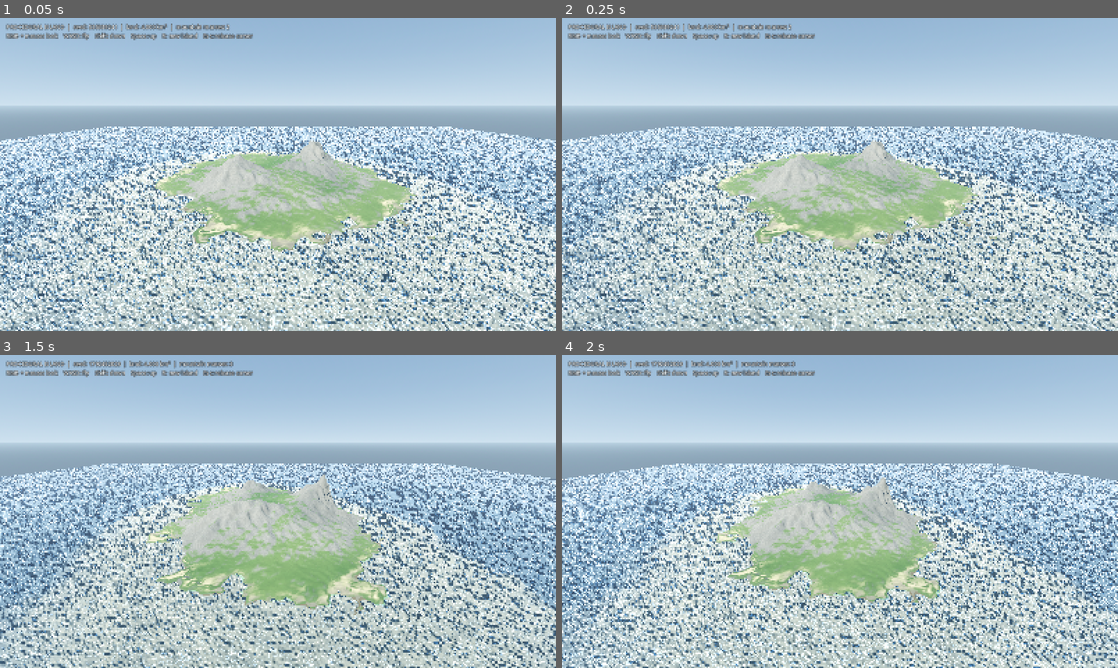
Above: before the commit, frames 1-4 (two rows, left to right).
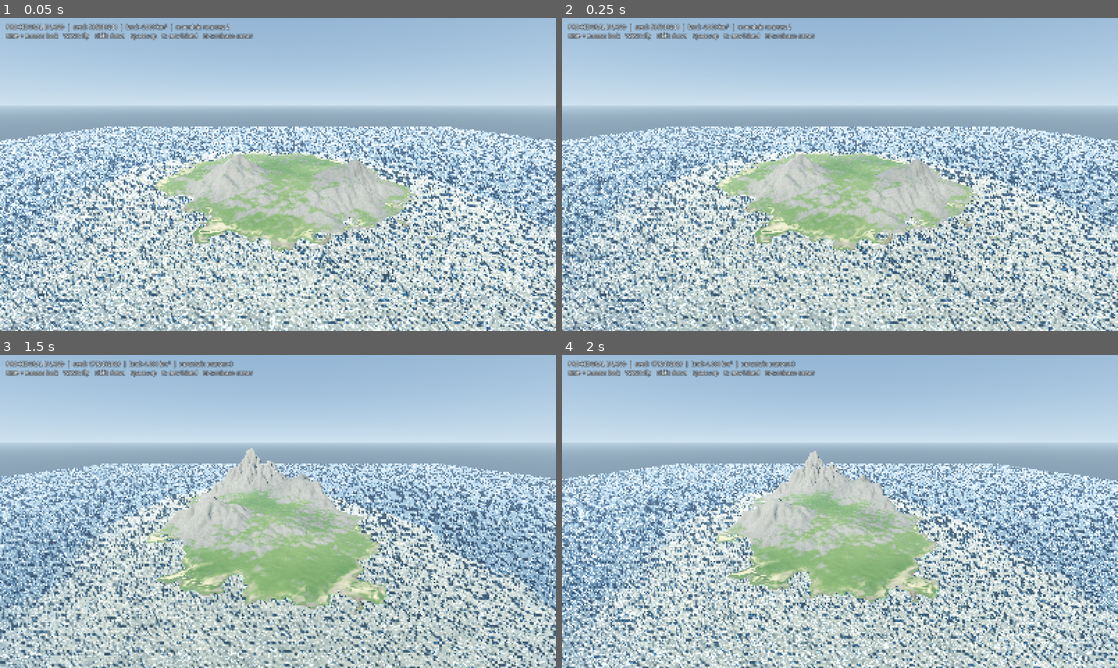
Above: after the commit, the same moments.

Repository: Temeramor/PG-Island
Game: Godot game, scene res://main.tscn
The game is run twice, just before and just after one commit, with the same random seed, the same clock (stepped at 60 frames per second) and the same inputs.
Inputs (mouse positions are in pixels of both pictures, inside the frame that each line leads up to):
- Up to frame 1 (0.05 s): no input
- Up to frame 2 (0.25 s): no input
- Up to frame 3 (1.5 s): tap Enter at 0.5 s; move the mouse to (400, 495) at 0.52 s; hold D 0.53-1.28 s; tap R at 0.6 s; click (400, 495) at 0.67 s; tap Space at 0.77 s; move the mouse to (166, 527) at 1.27 s; hold S from 1.28 s (still down); tap Shift at 1.35 s
- Up to frame 4 (2 s): keep holding S; tap Space at 1.52 s

The runs differ from the first frame. In frame 1, 4.0% of the frame differs, in the area x 28-75%, y 39-72%; in frame 2, 4.0%; in frame 3, 4.5%, in the area x 27-68%, y 29-79%; in frame 4, 4.0%.

Commit message:
Broaden high mountain massifs proportionally to peak height

Diff:
--- a/scripts/island_generator.gd
+++ b/scripts/island_generator.gd
@@ -117,8 +117,14 @@
 	var accepted_centres: Array[Vector2] = []
 
 	for i in range(desired_count):
-		var long_radius := rng.randf_range(330.0, 610.0)
-		var short_radius := rng.randf_range(215.0, 395.0)
+		var peak_height := 200.0 + 400.0 * pow(rng.randf(), 2.15)
+		# Higher massifs occupy more horizontal space as well as gaining elevation.
+		# The restrained curve keeps low mountains compact while giving tall ranges
+		# broader shoulders and a more believable area-to-height relationship.
+		var height_ratio := clampf((peak_height - 200.0) / 400.0, 0.0, 1.0)
+		var width_scale := 1.05 + 0.42 * pow(height_ratio, 0.82)
+		var long_radius := rng.randf_range(330.0, 610.0) * width_scale
+		var short_radius := rng.randf_range(215.0, 395.0) * width_scale
 		var centre := _find_mountain_centre(rng, coast_values, short_radius, accepted_centres)
 		if centre.x > WORLD_SIZE:
 			if result.is_empty():
@@ -130,7 +136,8 @@
 			"angle": rng.randf_range(0.0, TAU),
 			"long_radius": long_radius,
 			"short_radius": short_radius,
-			"peak_height": 200.0 + 400.0 * pow(rng.randf(), 2.15),
+			"width_scale": width_scale,
+			"peak_height": peak_height,
 			"frequency": rng.randf_range(0.0032, 0.0052),
 			"phase": rng.randf_range(-1000.0, 1000.0),
 			"warp_strength": rng.randf_range(70.0, 145.0),
@@ -286,10 +293,13 @@
 						)
 						var secondary_ridged := pow(1.0 - absf(secondary_ridge_noise), 2.15)
 						var valley_mask := pow(maxf(1.0 - absf(broad_variation) * 2.7, 0.0), 2.0)
-						var core_envelope := pow(maxf(mountain_core, 0.0), 1.42)
-						# A narrow summit term breaks the broad central dome into a sharper,
-						# irregular peak while retaining the surrounding ridge system.
-						var summit_spire := pow(maxf(1.0 - radius / 0.36, 0.0), 2.15)
+						# A gentler envelope carries more of the mountain's mass into its
+						# shoulders. Width scaling above is tied to peak height, not applied
+						# globally, so plains and foothill coverage remain largely unchanged.
+						var core_envelope := pow(maxf(mountain_core, 0.0), 1.20)
+						# Keep a distinct pointed summit, but soften the needle-like profile:
+						# the peak widens into the upper mountain instead of rising as a spire.
+						var summit_spire := pow(maxf(1.0 - radius / 0.44, 0.0), 2.55)
 						var mountain_coast_fade := _smoothstep(-80.0, 320.0, sdf)
 						var foothill_coast_fade := _smoothstep(-180.0, 430.0, sdf)
 						var peak_height := float(mountain["peak_height"])
